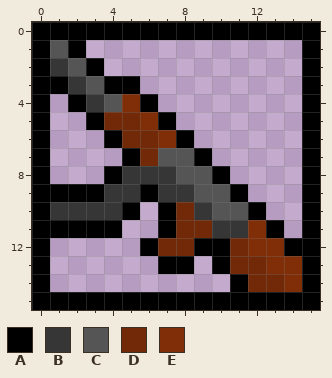
File history of a pixel-art sprite, sprites/sAk47HUD/b8688ad8-b97a-48c2-967b-2d9add75617c.png. That is the earlier state.
The file is 16x16 pixels.
Palette (. is transparent): A #000000  B #363636  C #555555  D #712907  E #802e08
Pixels before, first column x 0:
 0 AAAAAAAAAAAAAAAA
 1 ACA............A
 2 ABCA...........A
 3 AABCAA.........A
 4 A.ABCEA........A
 5 A..ADDEA.......A
 6 A...ADDEA......A
 7 A....ADCCA.....A
 8 A...ABBBCCA....A
 9 AAAABBABBCCA...A
10 ABBBBA.ADBCCA..A
11 AAAAA..ADDBBEA.A
12 A.....ADDAADEEAA
13 A......AA.ADDEEA
14 A..........ADDEA
15 AAAAAAAAAAAAAAAA
Once edited:
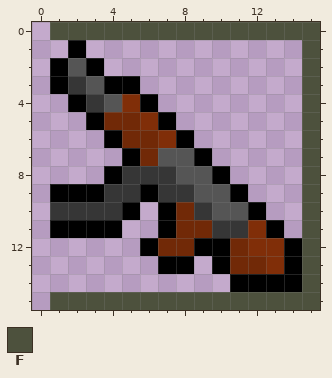
Colours new in this view: F #4d513d
Difference:
y 0: x 0..15 AAAAAAAAAAAAAAAA -> .FFFFFFFFFFFFFFF
y 1: x 0..1 AC -> ..; x 15 A -> F
y 2: x 0..1 AB -> .A; x 15 A -> F
y 3..12: x 0 A -> .; x 15 A -> F
y 13: x 0 A -> .; x 14..15 EA -> AF
y 14: x 0 A -> .; x 12..15 DDEA -> AAAF
y 15: x 0..15 AAAAAAAAAAAAAAAA -> .FFFFFFFFFFFFFFF
